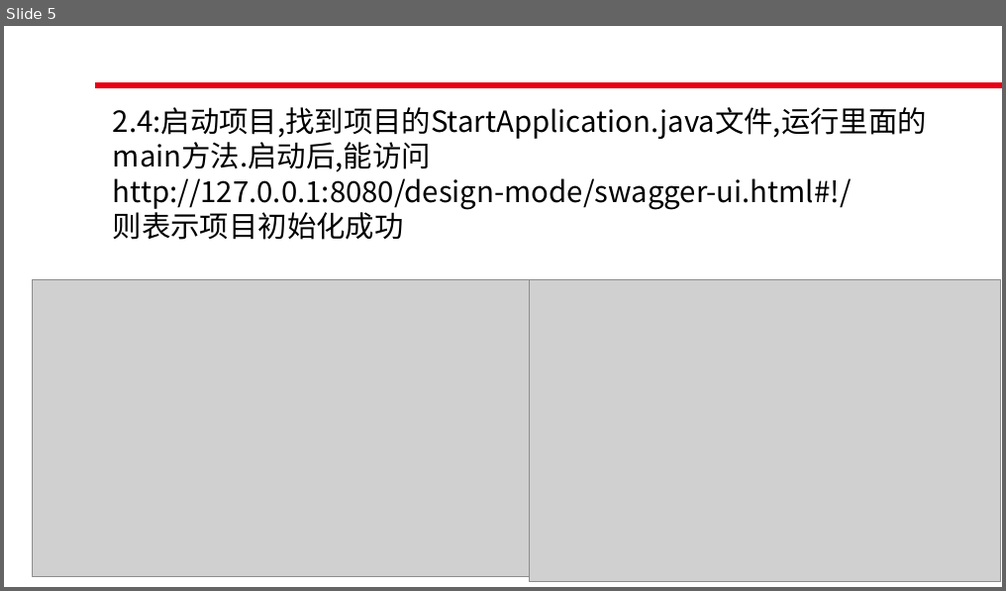
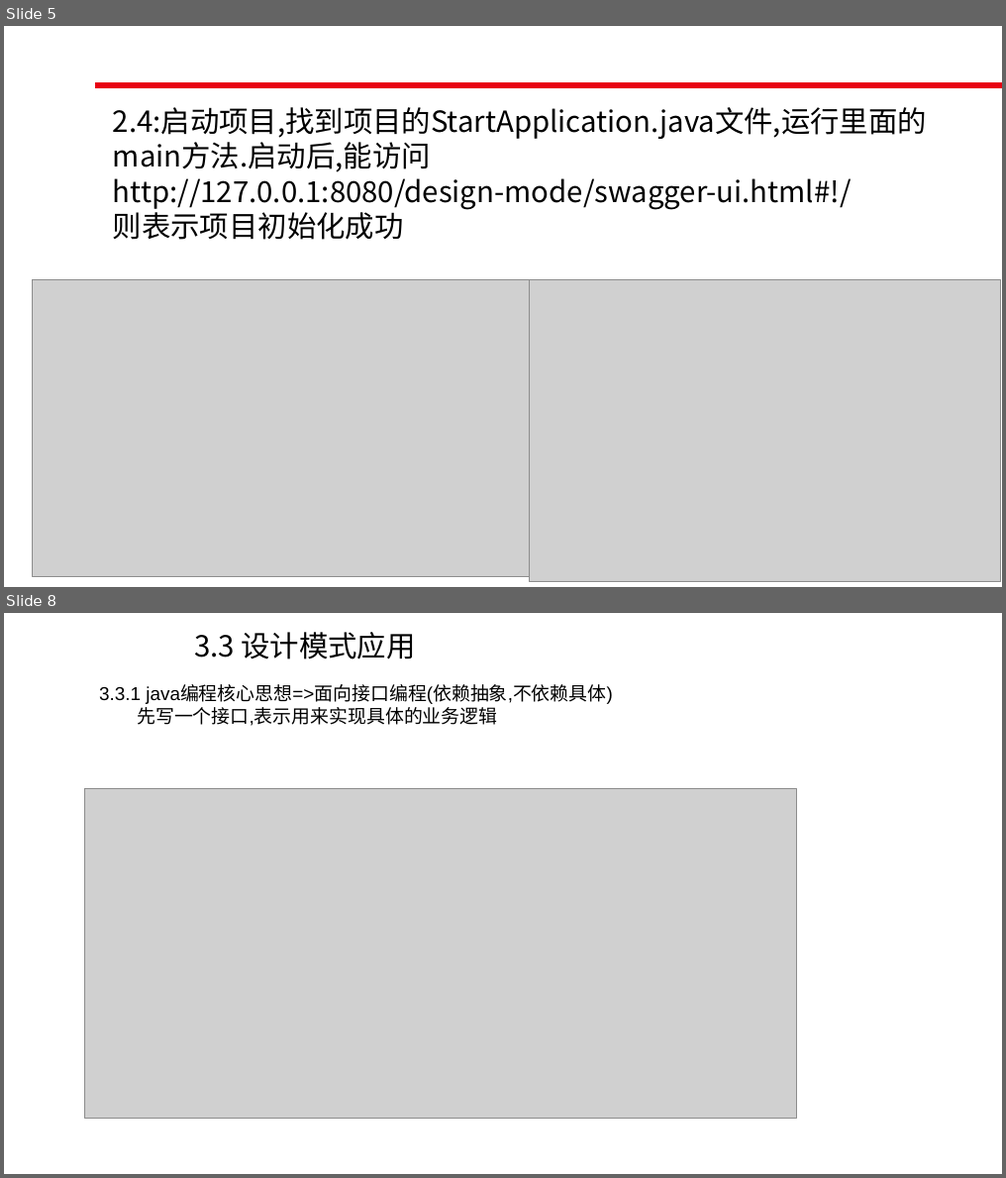
Before and after one commit to roet80736/JAVADesignMode, a slide deck: JAVA设计模式初级入门.pptx. Shown one above the other, each under a label of ours: slide 5 before the commit, slides 5 and 8 after it; the slides between them are not shown. The pictures are 1006x591 and 1006x1178 pixels, drawn with LibreOffice and Linux fonts; fonts in the diff are those of the drawing; grey boxes stand for pictures; background and template pictures are left out. Boxes give left, top, right and bottom in pixels: in the first picture for what was removed or moved away, otherwise in the second. Text is boxed around its words. In the diff, an @@ line names an element or a change of style, - is before the commit and + after.

```diff
--- a/JAVA设计模式初级入门.pptx
+++ b/JAVA设计模式初级入门.pptx
@@ slide 8 added at (4,613,1002,1174), background picture (left out) @@
@@ text added at (194,632,415,660), 28 pt, text #000000 @@
+3.3 设计模式应用
@@ text added at (99,686,613,726), 18 pt, text #000000 @@
+3.3.1 java编程核心思想=>面向接口编程(依赖抽象,不依赖具体)
+先写一个接口,表示用来实现具体的业务逻辑
@@ picture added at (85,789,797,1119) @@
```
Also in this commit, not shown: 9 other slides added, 7 slides removed, 10 other files.
